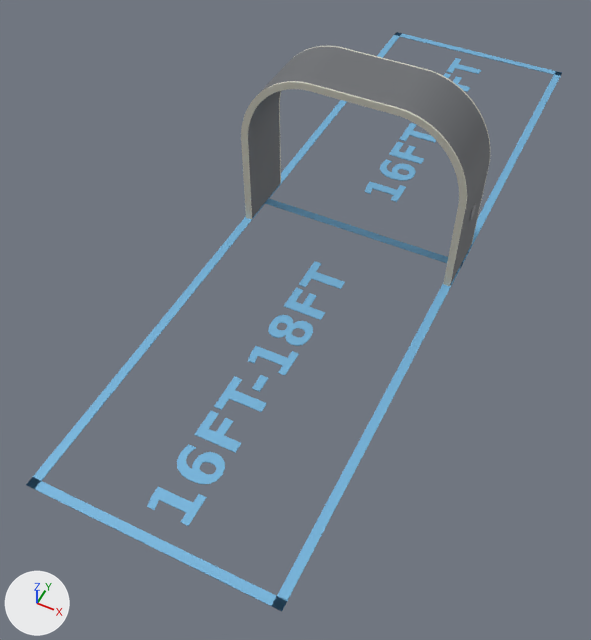
The glTF model public/colibri.glb as it was, and as the next commit left it.
Rendered twice from a 50 mm camera at (3.29, -2.97, 8.28) aimed at (-0.09, 3.79, -0.17). The axes (+X, +Y, +Z) are drawn at lower left. The lights are the same throughout. The older version comes first.

In view in the first picture: 'arch_shell', 'arch_trim_front', 'label_far_end', 'label_near_end', 'lane_left', 'lane_mid', 'lane_near_end', 'lane_right' and 3 more.
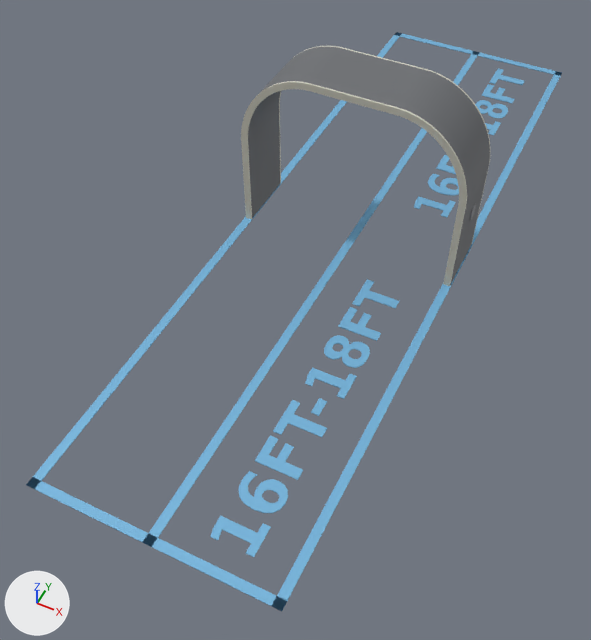
Pixel boxes [x1, y1, x2, y2] of what changed, in the pictures (591 x 640 px):
'label_near_end', moved: before [147, 261, 345, 526]; after [210, 279, 399, 557]
'lane_centre', added: after [142, 54, 478, 547]
'label_far_end', moved: before [365, 58, 481, 202]; after [414, 68, 525, 218]
'lane_mid', deleted: before [265, 198, 463, 266]

What changed in the scene script:
```text
Change me_label_near_end:
    used by ob_label_near_end; location = (0.0, 0.0, 0.0)
    remove me_label_near_end.from_pydata(...)  # 350 vertices, 676 faces; spans x -0.29..0.29, y 0.39..4.79, z 0.0..0.01
    add me_label_near_end.from_pydata(...)  # 350 vertices, 676 faces; spans x 0.53..1.12, y 0.39..4.79, z 0.0..0.01
    me_label_near_end part 1: the whole mesh is moved by (0.82, 0.0, 0.0)
Change me_label_far_end:
    used by ob_label_far_end; location = (0.0, 0.0, 0.0)
    remove me_label_far_end.from_pydata(...)  # 350 vertices, 676 faces; spans x -0.29..0.29, y 6.56..10.96, z 0.0..0.01
    add me_label_far_end.from_pydata(...)  # 350 vertices, 676 faces; spans x 0.53..1.12, y 6.56..10.96, z 0.0..0.01
    me_label_far_end part 2: the whole mesh is moved by (0.82, 0.0, 0.0)
Add me_lane_centre:
    me_lane_centre.from_pydata([(-0.06, 11.35, 0.0), (-0.06, 0.0, 0.0), (-0.06, 11.35, 0.01), (-0.06, 0.0, 0.01), (0.06, 11.35, 0.0), (0.06, 0.0, 0.0), (0.06, 11.35, 0.01), (0.06, 0.0, 0.01)], [], [(1, 3, 0), (4, 1, 0), (0, 3, 2), (2, 4, 0), (1, 7, 3), (5, 1, 4), (5, 7, 1), (3, 7, 2), (6, 4, 2), (2, 7, 6), (6, 5, 4), (7, 5, 6)])
    me_lane_centre.materials.append(mat_material_3)  # blue #76b4db
Remove ob_lane_mid:
    ob_lane_mid = bpy.data.objects.new('lane_mid', me_lane_mid)
    ob_lane_mid.location = (0.0, 0.0, 0.0)
Add ob_lane_centre:
    ob_lane_centre = bpy.data.objects.new('lane_centre', me_lane_centre)
    ob_lane_centre.location = (0.0, 0.0, 0.0)
```
